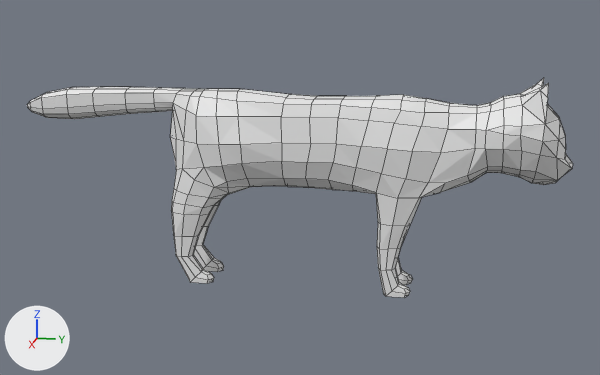
A saved change to the Blender file Assets/Models/CatModel/Cat.blend.
The view is the same before and after, from a camera (50 mm lens) standing at (2.209, 0.398, 0.829) and looking at (-0.003, -0.044, 0.276). Arrows for +X, +Y and +Z are at lower left; the lights stay in place. Mesh edges are drawn as thin lines.
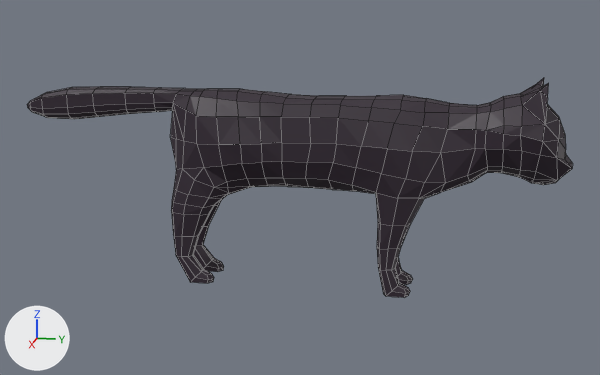
The newer file is also rescaled (x1.776), turned or shifted as a whole; pictures and numbers use the older file's frame.

The change, as a list of edits to the scene's bpy script:
```text
Add img_cat1_png:
    img_cat1_png = load_image('Cat1.png', '../../Materials/Cat1.png', 50, 50, 'sRGB')
Add mat_material_001:
    mat_material_001 = principled_material('Material.001')
    mat_material_001.texture = img_cat1_png
Change me_plane:
    used by ob_plane; location = (0.0, 0.0, 0.0); rotation_euler = (0.0, 1.571, 0.0), in degrees (0, 90, 0)
    remove me_plane.from_pydata(...)  # 364 vertices, 369 faces; spans x -0.59..0.0, y -0.84..0.68, z 0.0..0.1
    add me_plane.from_pydata(...)  # 663 vertices, 717 faces; spans x -0.59..0.0, y -0.84..0.68, z -0.1..0.1
    me_plane part 1: 4 vertices moved from x -0.53..-0.28, y 0.29..0.6, z 0.0..0.07 to x -0.54..-0.27, y 0.29..0.59, z 0.0..0.08; 299 vertices added at x -0.59..0.0, y -0.84..0.67, z -0.1..0.09
    me_plane part 2: 355 faces spanning x -0.59..0.0, y -0.84..0.68, z 0.0..0.1 switch from no material to mat_material_001 (picture img_cat1_png)
Change ob_plane:
    remove _m = ob_plane.modifiers.new('Mirror', 'MIRROR')
    remove _m.use_axis = (False, False, True)
    remove _m.use_clip = True
```

What differs and where, as boxes [x1, y1, x2, y2] in the pictures (600 x 375 px):
'Plane', reshaped, modifiers changed: [27, 78, 573, 298] in both
part 1 of me_plane, built on: before [398, 94, 559, 226]; after [178, 78, 559, 285]
part 2 of me_plane, recoloured (grey to black): [27, 83, 573, 298] in both
